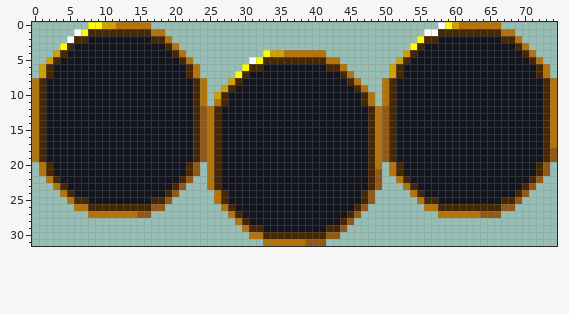
A sprite sheet gets an edit: libs/game-client/assets/ui{m}/runes-bg.png. This is how it looked before the edit.
The file is 75x32 pixels.
After:
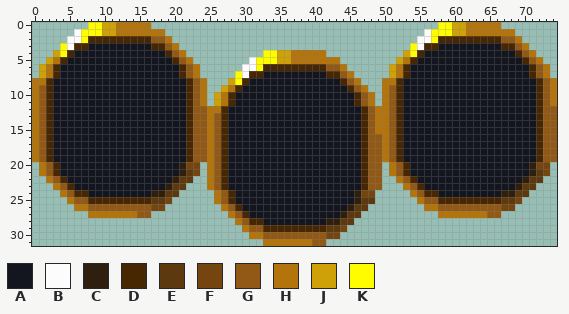
Palette (. is transparent): A #14161f  B #fcfcfc  C #2f1f0f  D #462702  E #5d390f  F #74450f  G #915816  H #b2740b  J #cfa109  K #fffc00
Diff:
y 0: x 58 B -> K; x 61 H -> J
y 1: x 8..16 DDDDDDDDD -> KKJJHHHHH; x 57..66 BDDDDDDDDD -> KKKJJHHHHH
y 2: x 6..18 DDAAAAAAAAADD -> BKDDDDDDDDDGG; x 55..68 KDDAAAAAAAAADD -> BBKDDDDDDDDDGG
y 3: x 5..7 DAA -> BDD; x 17..19 AAD -> DDG; x 55..57 DAA -> BDD; x 67..69 AAD -> DDG
y 4: x 4..5 DA -> KD; x 19..20 AD -> DG; x 34 J -> K; x 36 H -> J; x 54..55 DA -> KD; x 69..70 AD -> DG
y 5: x 3..4 DA -> HD; x 20..21 AD -> DG; x 33..41 DDDDDDDDD -> KKJJHHHHH; x 53..54 DA -> HD; x 70..71 AD -> DG
y 6: x 2..3 DA -> HD; x 21..22 AD -> DG; x 30..43 KDDAAAAAAAAADD -> BBKDDDDDDDDDGG; x 52..53 DA -> HD; x 71..72 AD -> DG
y 7: x 2..3 DA -> HD; x 21..22 AD -> DG; x 30..32 DAA -> BDD; x 42..44 AAD -> DDG; x 52..53 DA -> HD; x 71..72 AD -> DG
y 8: x 1..2 DA -> HD; x 22..23 AD -> DG; x 29..30 DA -> KD; x 44..45 AD -> DG; x 51..52 DA -> HD; x 72..73 AD -> DG
y 9: x 1..2 DA -> GD; x 22..23 AD -> DG; x 28..29 DA -> HD; x 45..46 AD -> DG; x 51..52 DA -> GD; x 72..73 AD -> DG
y 10: x 1..2 DA -> GD; x 22..23 AD -> DG; x 27..28 DA -> HD; x 46..47 AD -> DG; x 51..52 DA -> GD; x 72..73 AD -> DG
y 11: x 1..2 DA -> GD; x 22..23 AD -> DG; x 26..28 HDA -> JHD; x 46..47 AD -> DG; x 51..52 DA -> GD; x 72..73 AD -> DG
y 12: x 1..2 DA -> GD; x 22..23 AD -> DG; x 26..27 DA -> HD; x 47..48 AD -> DG; x 50..52 GDA -> HGD; x 72..74 ADH -> DGG
y 13..15: x 1..2 DA -> GD; x 22..23 AD -> DG; x 26..27 DA -> GD; x 47..48 AD -> DG; x 50..52 GDA -> HGD; x 72..74 ADH -> DGG
y 16..17: x 1..2 DA -> GD; x 22..23 AD -> DG; x 26..27 DA -> GD; x 47..52 ADHGDA -> DGGHGD; x 72..74 ADH -> DGG
y 18..19: x 1..2 DA -> GD; x 22..23 AD -> DG; x 26..27 DA -> GD; x 47..52 ADHGDA -> DGGHGD; x 72..73 AD -> DG
y 20: x 2..3 DA -> GD; x 21..23 ADG -> CFF; x 26..27 DA -> GD; x 47..49 ADH -> DGG; x 52..53 DA -> GD; x 71..73 ADG -> CFF
y 21: x 2..3 DA -> GD; x 21..23 ADG -> CEF; x 26..27 DA -> GD; x 47..48 AD -> DG; x 52..53 DA -> GD; x 71..73 ADG -> CEF
y 22: x 3..4 DA -> GD; x 20..22 ADG -> CEE; x 26..27 DA -> GD; x 47..48 AD -> DG; x 53..54 DA -> GD; x 70..72 ADG -> CEE
y 23: x 4..5 DA -> GD; x 19..21 ADG -> CEE; x 26..27 DA -> GD; x 47..48 AD -> DG; x 54..55 DA -> GD; x 69..71 ADG -> CEE
y 24: x 5..7 DAA -> GDD; x 17..20 AADG -> CCEE; x 27..28 DA -> GD; x 46..48 ADG -> CFF; x 55..57 DAA -> GDD; x 67..70 AADG -> CCEE
y 25: x 6..19 DDAAAAAAAAADDG -> GGDDDDDDDDDEEF; x 27..28 DA -> GD; x 46..48 ADG -> CEE; x 56..69 DDAAAAAAAAADDG -> GGDDDDDDDDDEEF
y 26: x 8..18 DDDDDDDDDGG -> GGGGGGGGGFF; x 28..29 DA -> GD; x 45..47 ADG -> CEE; x 58..68 DDDDDDDDDGG -> GGGGGGGGGFF
y 27: x 29..30 DA -> GD; x 44..46 ADG -> CEE; x 64 G -> H
y 28: x 30..32 DAA -> GDD; x 42..45 AADG -> CCEE
y 29: x 31..44 DDAAAAAAAAADDG -> GGDDDDDDDDDEEF
y 30: x 33..43 DDDDDDDDDGG -> GGGGGGGGGFF
y 31: x 39 G -> H
Changed places in both pictures, as pixel boxes (x1, y1, x2, y2):
changed: (39, 22, 557, 246)
